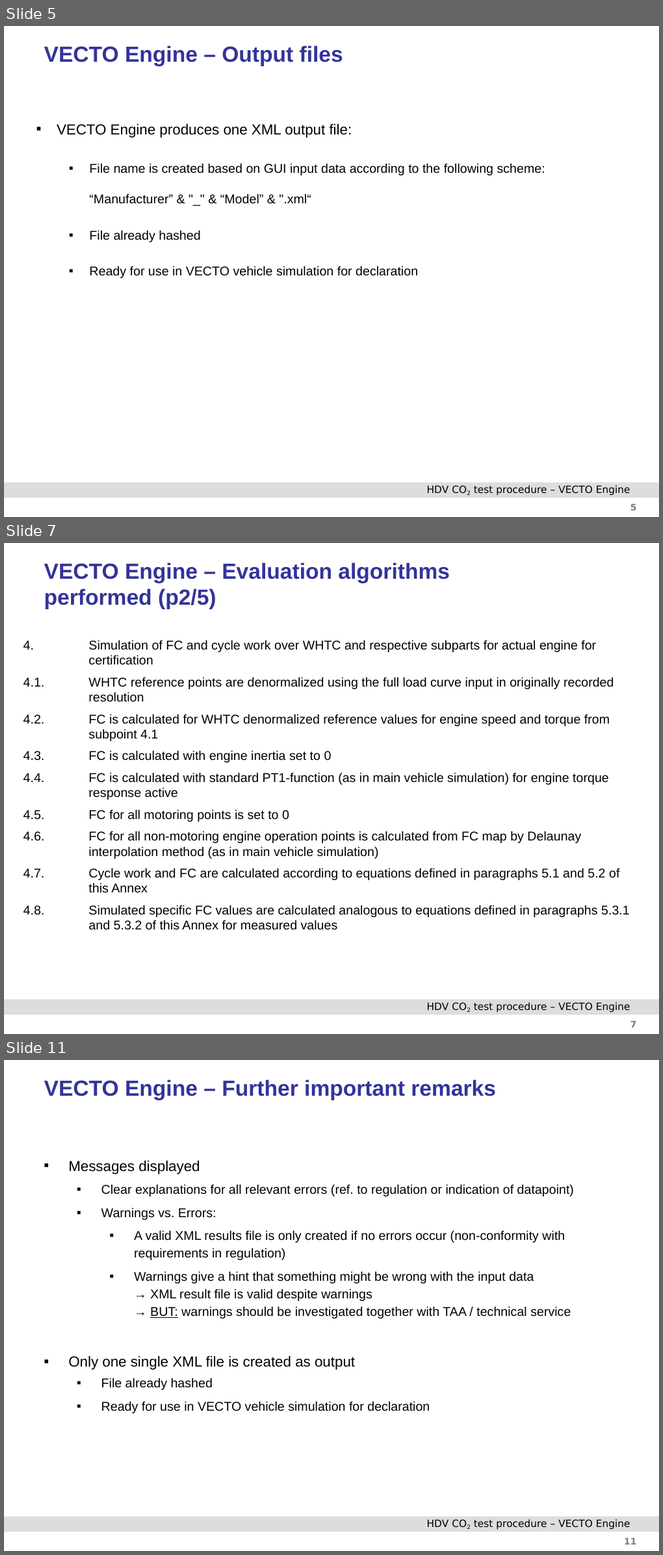
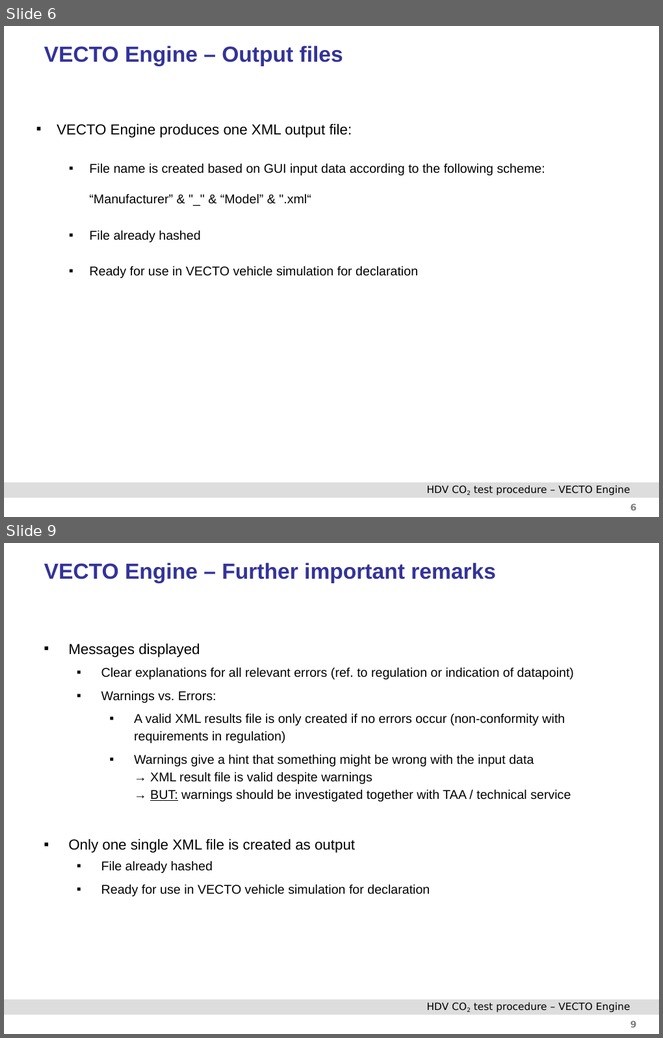
Before and after one commit to NSEE/VECTO_ENGINE_BR, a slide deck: Documentation/TUG_VECTO_Engine_Manual.pptx. Shown one above the other, each under a label of ours: slides 5, 7 and 11 before the commit, slides 6 and 9 after it; the slides between them are not shown. The pictures are 663x1555 and 663x1038 pixels, drawn with LibreOffice and Linux fonts; fonts in the diff are those of the drawing; background and template pictures are left out. Boxes give left, top, right and bottom in pixels: in the first picture for what was removed or moved away, otherwise in the second. Text is boxed around its words. In the diff, an @@ line names an element or a change of style, - is before the commit and + after.

```diff
--- a/Documentation/TUG_VECTO_Engine_Manual.pptx
+++ b/Documentation/TUG_VECTO_Engine_Manual.pptx
@@ slide 7 removed at (4, 543, 659, 1034), background #FFFFFF; not listed: 3 template elements that a slide beside it also shows @@
@@ title removed at (44, 563, 450, 609) @@
-VECTO Engine – Evaluation algorithms
-performed (p2/5)
@@ text removed at (24, 640, 630, 930) @@
-4. Simulation of FC and cycle work over WHTC and respective subparts for actual engine for
-certification
-4.1. WHTC reference points are denormalized using the full load curve input in originally recorded
-resolution
-4.2. FC is calculated for WHTC denormalized reference values for engine speed and torque from
-subpoint 4.1
-4.3. FC is calculated with engine inertia set to 0
-4.4. FC is calculated with standard PT1-function (as in main vehicle simulation) for engine torque
-response active
-4.5. FC for all motoring points is set to 0
-4.6. FC for all non-motoring engine operation points is calculated from FC map by Delaunay
-interpolation method (as in main vehicle simulation)
-4.7. Cycle work and FC are calculated according to equations defined in paragraphs 5.1 and 5.2 of
-this Annex
-4.8. Simulated specific FC values are calculated analogous to equations defined in paragraphs 5.3.1
-and 5.3.2 of this Annex for measured values
@@ what was slide 5 is now slide 6 @@
@@ page number at (631, 504, 637, 511): text changed @@
-5
+6
@@ what was slide 11 is now slide 9 @@
@@ page number at (631, 1021, 637, 1028): text changed @@
-11
+9
```
Also in this commit, not shown: 4 slides changed, 2 slides added, 3 other slides removed, 12 other files.
